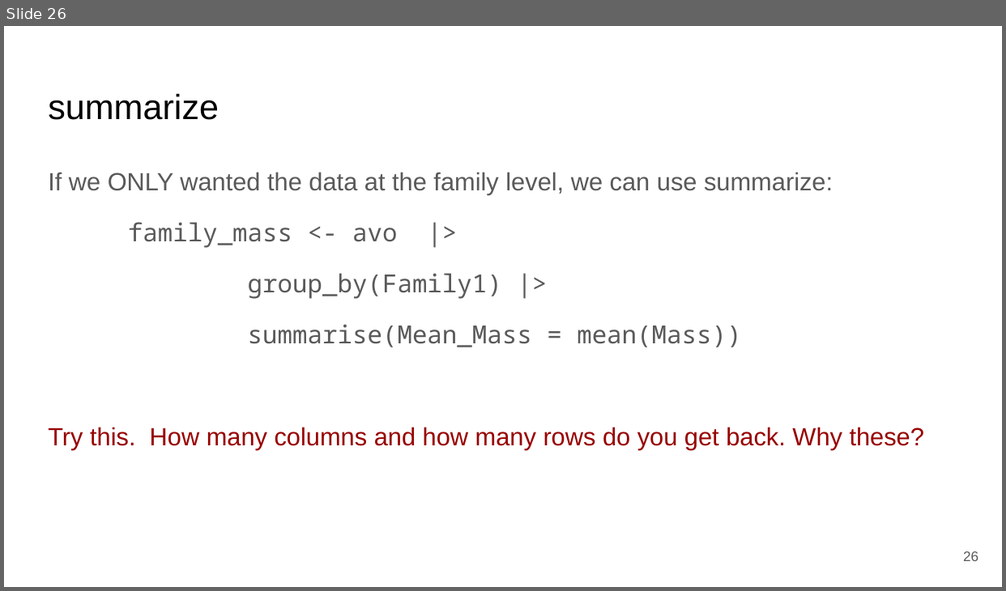
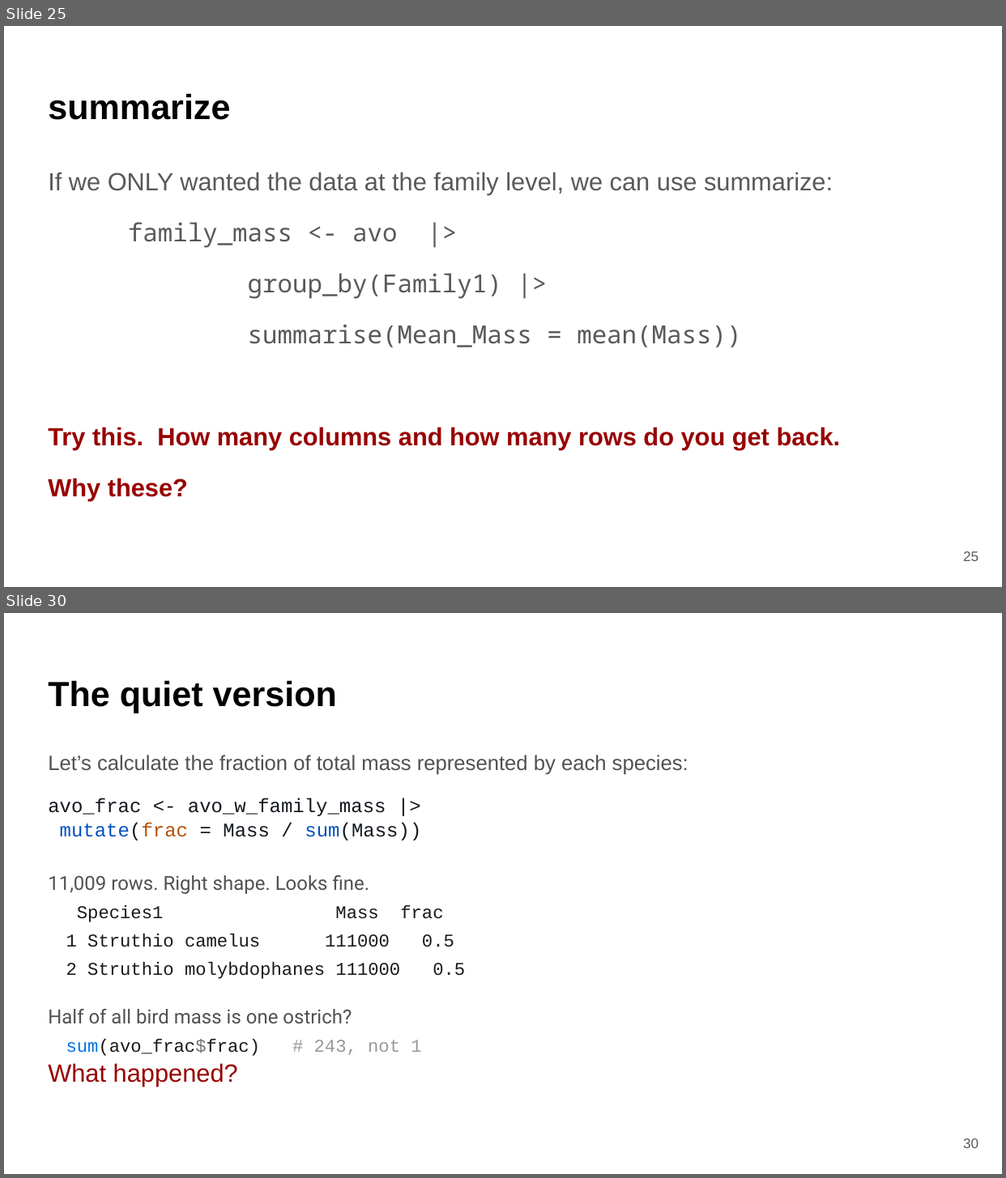
Before and after one commit to bmaitner/biometry_course, a slide deck: lectures/Lecture_07_tidyverse.pptx. Shown one above the other, each under a label of ours: slide 26 before the commit, slides 25 and 30 after it; the slides between them are not shown. The pictures are 1006x591 and 1006x1178 pixels, drawn with LibreOffice and Linux fonts; fonts in the diff are those of the drawing. Boxes give left, top, right and bottom in pixels: in the first picture for what was removed or moved away, otherwise in the second. Text is boxed around its words. In the diff, an @@ line names an element or a change of style, - is before the commit and + after.

```diff
--- a/lectures/Lecture_07_tidyverse.pptx
+++ b/lectures/Lecture_07_tidyverse.pptx
@@ slide 30 added at [4,613,1002,1174], background #FFFFFF @@
@@ title added at [48,680,337,713], 25.2 pt, text #000000, bold @@
+The quiet version
@@ text added at [48,755,688,1087], 14 pt, text #52514E @@
+Let’s calculate the fraction of total mass represented by each species:
+avo_frac <- avo_w_family_mass |>
+mutate(frac = Mass / sum(Mass))
+11,009 rows. Right shape. Looks fine.
+Species1 Mass frac
+1 Struthio camelus 111000 0.5
+2 Struthio molybdophanes 111000 0.5
+Half of all bird mass is one ostrich?
+sum(avo_frac$frac) # 243, not 1
+What happened?
@@ page number added at [963,1139,978,1148], 10 pt, text #595959 @@
+30
@@ what was slide 26 is now slide 25 @@
@@ slide 25 changed as well @@
@@ title "summarize" at [48,93,230,120]: bold on @@
@@ text at [48,427,841,501]: text changed; bold on @@
-Try this. How many columns and how many rows do you get back. Why these?
+Try this. How many columns and how many rows do you get back.
+Why these?
@@ page number at [963,552,978,561]: text changed @@
-26
+25
```
Also in this commit, not shown: 27 other slides changed, 5 other slides added, 1 slide removed, 1 other file.
